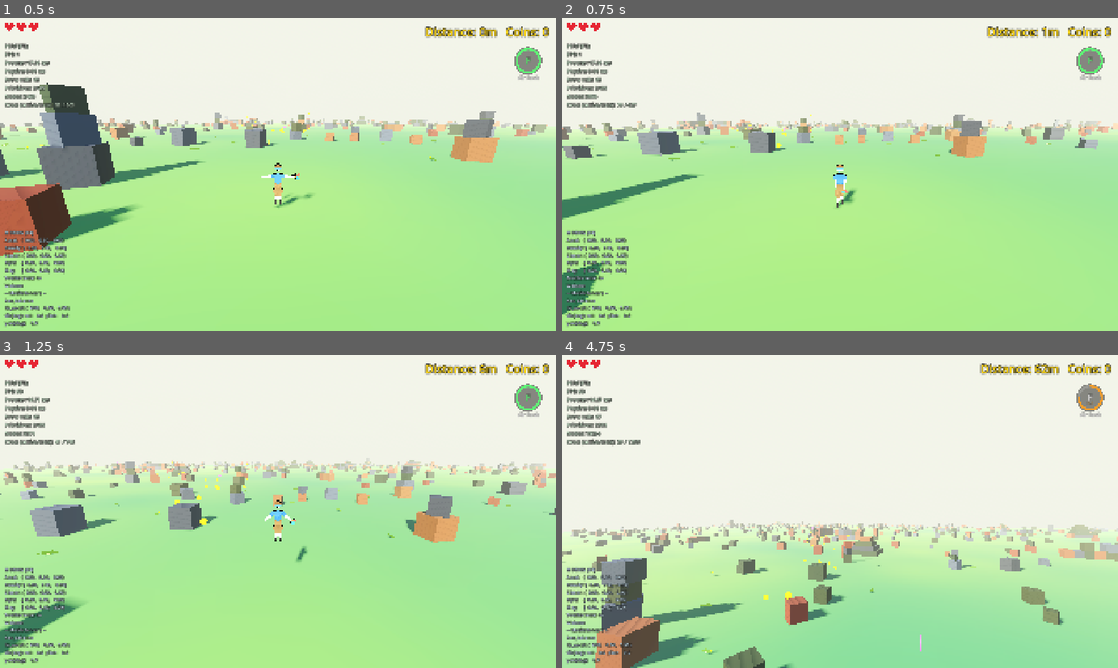
Above: before the commit, frames 1-4 (two rows, left to right).
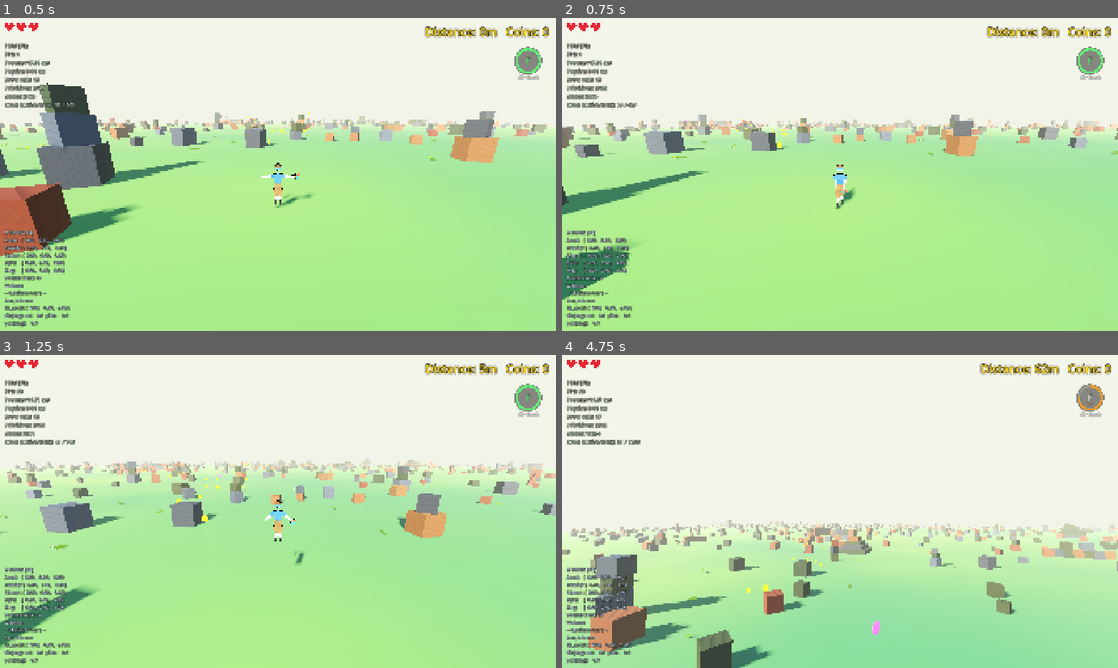
Above: after the commit, the same moments.

Repository: korjavin/godot-test1
Game: Godot game, scene res://scenes/main.tscn
Two runs of this game, one before a commit and one after it. Both use one fixed random seed, a clock stepped at 60 frames per second and the inputs below.
Inputs (mouse positions are in pixels of both pictures, inside the frame that each line leads up to):
- Up to frame 1 (0.5 s): no input
- Up to frame 2 (0.75 s): tap Enter (ui_accept) at 0.5 s; move the mouse to (867, 174) at 0.52 s; hold W (move_forward) from 0.53 s (still down); hold Shift (run) from 0.53 s (still down)
- Up to frame 3 (1.25 s): keep holding W (move_forward); keep holding Shift (run); tap Space (jump) at 0.77, 1.07 s
- Up to frame 4 (4.75 s): keep holding W (move_forward); move the mouse to (812, 511) at 1.27 s; release Shift (run) at 1.28 s; tap Ctrl (duck) at 1.35 s; tap Space (jump) at 1.52, 1.82, 3.02, 3.32, 3.77, 4.07, 4.52 s; tap Shift (run) at 1.55, 3.05, 3.8, 4.55 s; move the mouse to (851, 505) at 2.02 s; hold Shift (run) 2.03-2.78 s; move the mouse to (834, 517) at 2.77 s; tap F (special_ability) at 2.85 s; move the mouse to (878, 514) at 3.52 s; hold R (switch_character) 3.53-4.28 s; move the mouse to (795, 508) at 4.27 s; tap C (toggle_camera) at 4.35 s

Frame 1 is identical in both runs. In frame 2, 4.1% of the frame differs, in the area x 0-100%, y 2-95%; in frame 3, 5.0%; in frame 4, 13%, in the area x 0-100%, y 27-100%.

Commit message:
feat: horizontal acceleration + walk-cycle footstep sounds

Diff:
--- a/scripts/player_controller.gd
+++ b/scripts/player_controller.gd
@@ -36,6 +36,14 @@
 ## seconds, so the character slides about STEP_SPEED * STEP_DURATION metres over.
 const STEP_SPEED: float = 5.5
 const STEP_DURATION: float = 0.28
+
+## How quickly horizontal velocity approaches the input's target speed, in m/s².
+## Instead of snapping instantly to full speed the moment W is pressed, velocity
+## ramps toward it — at 40 m/s² a standing start reaches walk speed (5 m/s) in
+## ~0.125 s. Barely perceptible as "sluggishness", but it gives starts and
+## direction changes a sense of weight. Stopping keeps the separate friction
+## branch below, which was already gradual.
+const MOVE_ACCELERATION: float = 40.0
 
 # ============================================================================
 # SECTION 2: JUMP AND PHYSICS CONSTANTS
@@ -299,6 +307,13 @@
 
 ## Track if character was on floor last frame (for landing detection)
 var was_on_floor: bool = true
+
+## Footstep tracking: the sign of the walk-cycle sine last frame. Each sign flip
+## of sin(time_factor) is one leg passing through centre — i.e. one foot
+## planting — so flips are exactly the footstep moments, at any walk/run speed.
+## 0 means "not walking" (the reset state), so the first frame of a new walk
+## just records the sign instead of mis-firing a step.
+var _last_walk_sine_sign: int = 0
 
 # ============================================================================
 # INITIALIZATION
@@ -605,9 +620,10 @@
 		planar_velocity += step_dir * STEP_SPEED
 
 	if planar_velocity != Vector3.ZERO:
-		# Set horizontal velocity (X and Z)
-		velocity.x = planar_velocity.x
-		velocity.z = planar_velocity.z
+		# Accelerate toward the target velocity instead of snapping to it —
+		# see MOVE_ACCELERATION in SECTION 1 for the feel rationale.
+		velocity.x = move_toward(velocity.x, planar_velocity.x, MOVE_ACCELERATION * delta)
+		velocity.z = move_toward(velocity.z, planar_velocity.z, MOVE_ACCELERATION * delta)
 	else:
 		# No input: gradually slow down (friction)
 		velocity.x = move_toward(velocity.x, 0, current_speed * delta * 10.0)
@@ -1093,6 +1109,14 @@
 	else:
 		animate_idle(delta)
 
+	# Not in the walking state (idle, airborne)? Reset the footstep tracker to
+	# its "no history" sentinel so the first frame of the next walk records the
+	# sine sign instead of mis-firing a phantom step. (A sidestep deliberately
+	# does NOT reset it — the walk cycle resumes where it left off, and a step
+	# sound on the post-sidestep foot plant is a real plant anyway.)
+	if not (is_moving and current_on_floor):
+		_last_walk_sine_sign = 0
+
 	# Update floor tracking
 	was_on_floor = current_on_floor
 
@@ -1116,6 +1140,16 @@
 	var time_factor = animation_time * walk_speed
 	var arm_swing = sin(time_factor) * arm_swing_amount
 	var leg_swing = sin(time_factor) * leg_swing_amount
+
+	# Footstep sounds, keyed to the walk cycle itself: each sign flip of the
+	# swing sine is a leg passing through centre — a foot planting. Because
+	# time_factor already advances 1.5× when running, the step rate speeds up
+	# automatically. Sign 0 is the "just started walking" reset state: record
+	# the current sign silently so the first frame never mis-fires a step.
+	var sine_sign: int = 1 if sin(time_factor) >= 0.0 else -1
+	if _last_walk_sine_sign != 0 and sine_sign != _last_walk_sine_sign and is_on_floor():
+		_sfx("play_footstep")
+	_last_walk_sine_sign = sine_sign
 
 	# Apply rotations (arms and legs swing opposite to each other)
 	left_arm.rotation.x = original_rotations["left_arm"].x + arm_swing
Not shown, changed: docs/plans/20260814-game-feel-juice.md
